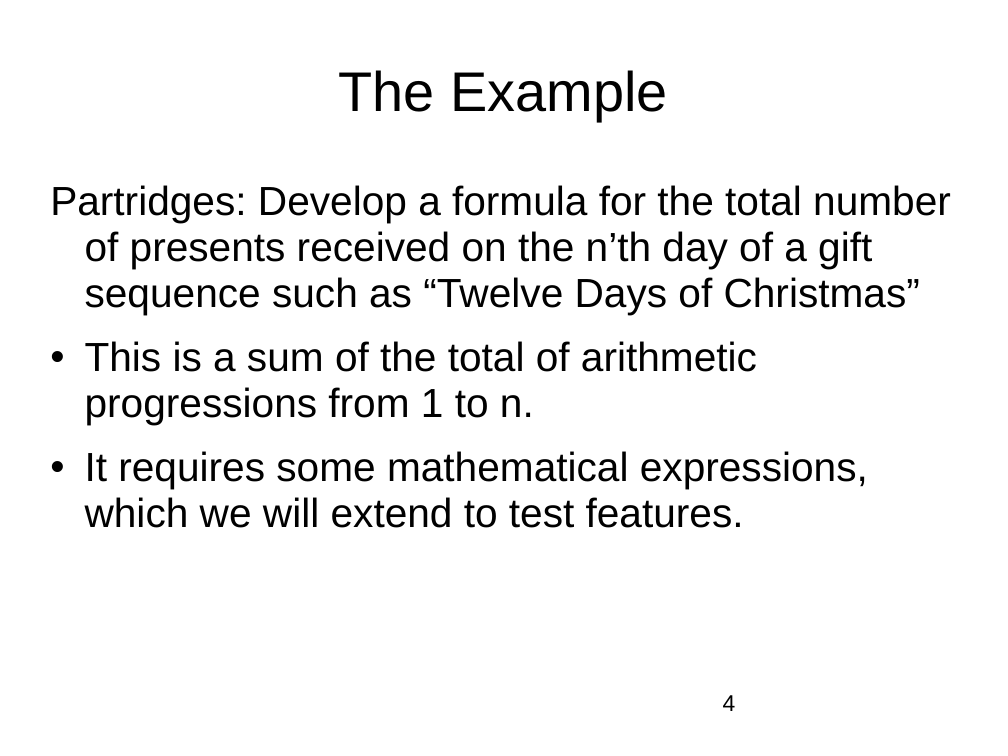
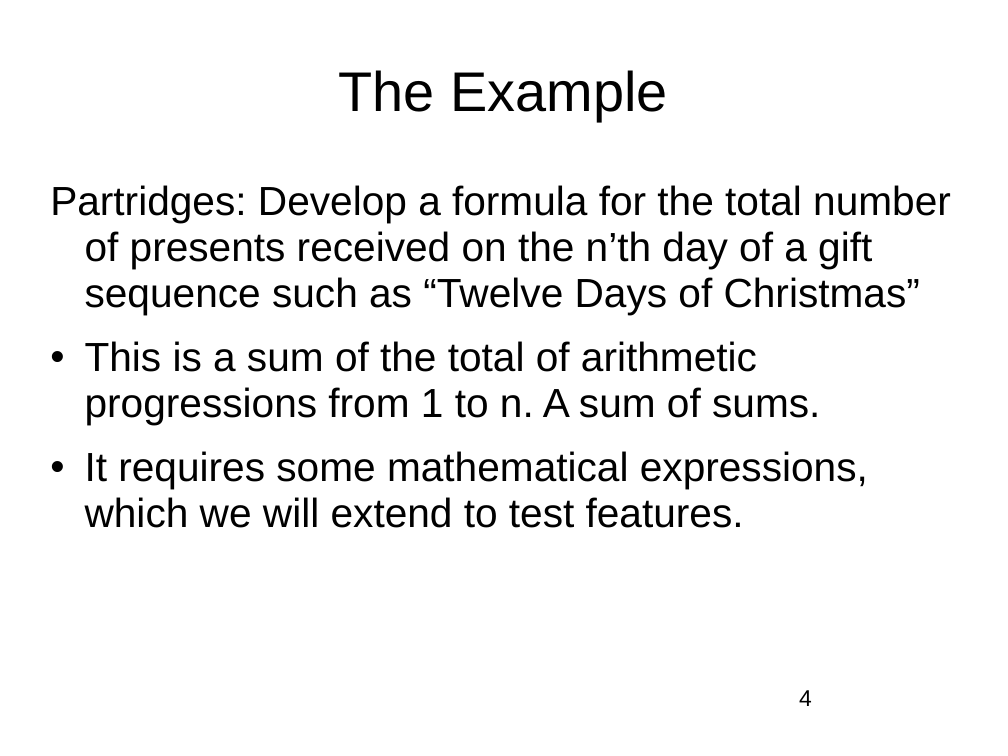
Before and after one commit to nashjc/Partridges, a slide deck: slide 4 of LinuxOttawa20260108.odp. Drawn at 1008x756 pixels with LibreOffice and Linux fonts; fonts in the diff are those of the drawing; background and template pictures are left out. Boxes give left, top, right and bottom in pixels: in the first picture for what was removed or moved away, otherwise in the second. Text is boxed around its words. In the diff, an @@ line names an element or a change of style, - is before the commit and + after.

```diff
--- a/LinuxOttawa20260108.odp
+++ b/LinuxOttawa20260108.odp
@@ text at box(85, 341, 820, 425): text changed @@
-• This is a sum of the total of arithmetic progressions from 1 to n.
+• This is a sum of the total of arithmetic progressions from 1 to n. A sum of sums.
@@ page number: place and size @@
-page number at box(723, 695, 736, 711)
+page number at box(799, 690, 812, 706)
```
Also in this commit, not shown: 11 other slides changed.
